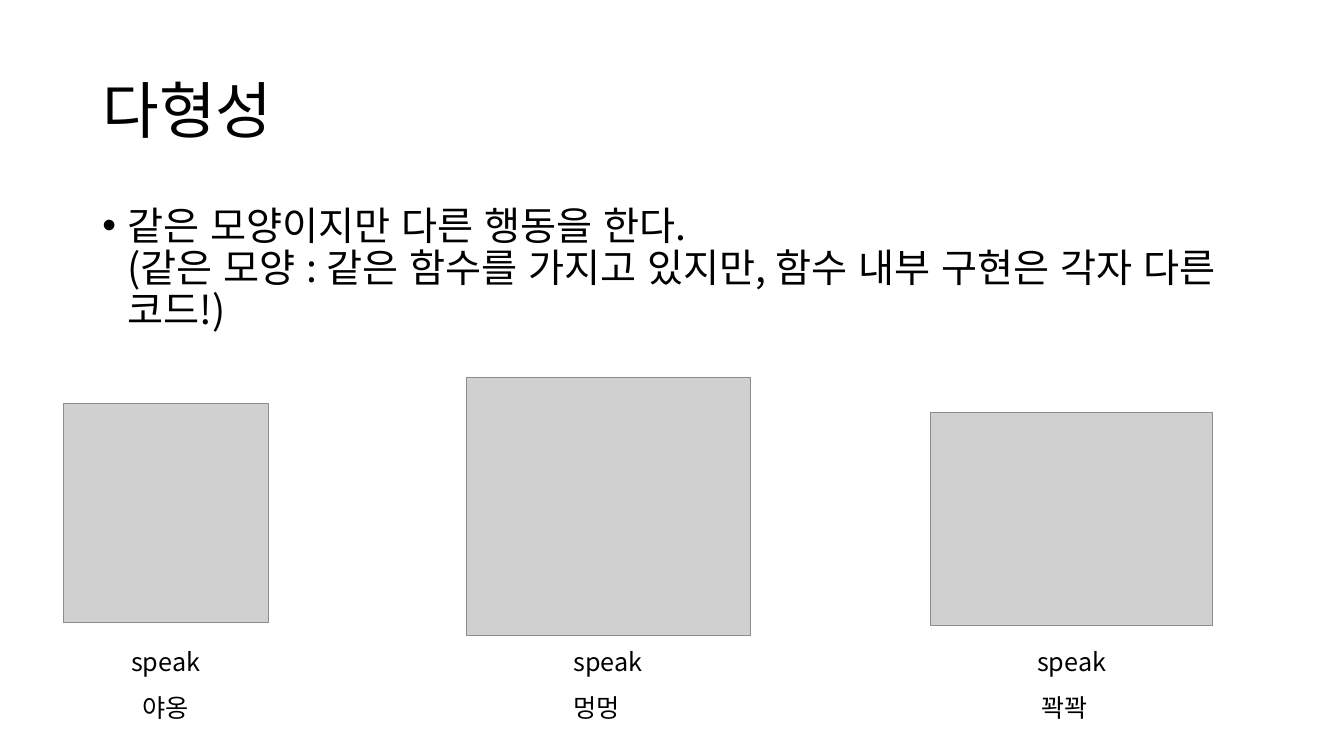
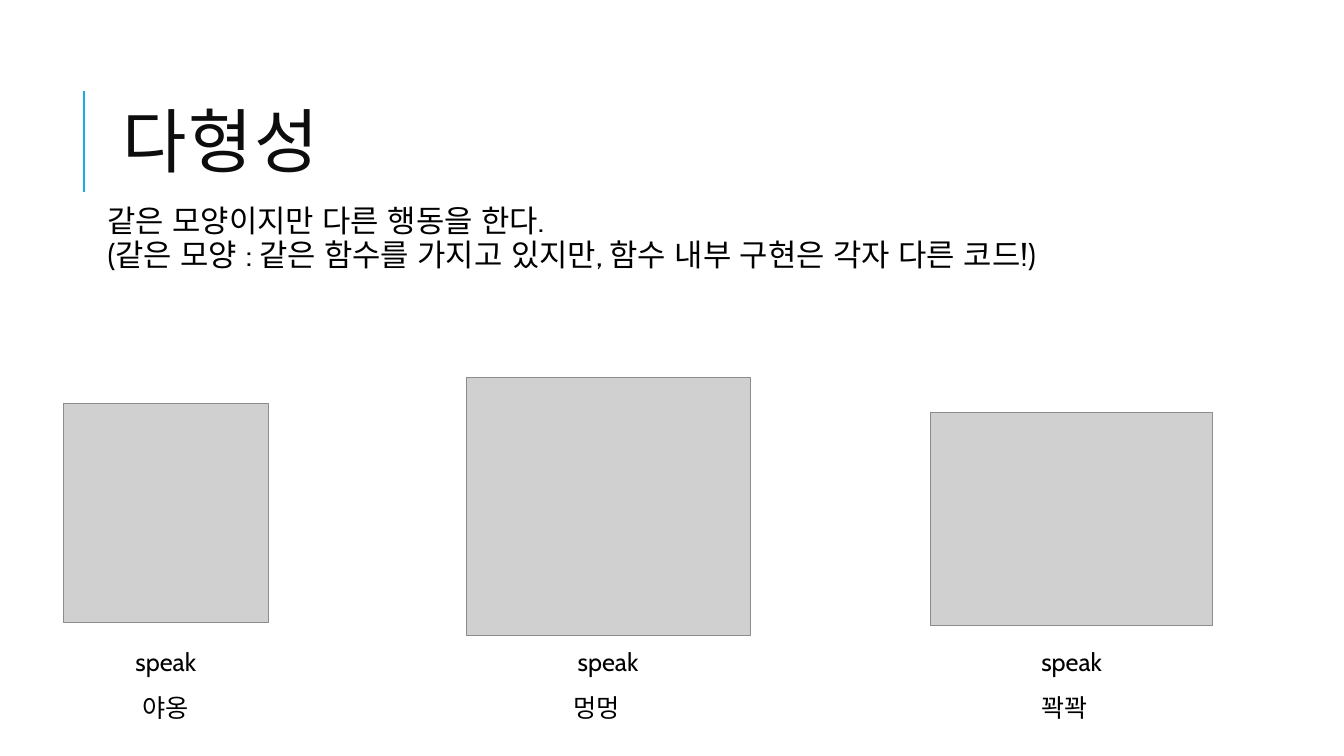
Before and after one commit to GyuCheol/happy_algorithm, a slide deck: slide 6 of ppt/OOP.pptx. Drawn at 1344x756 pixels with LibreOffice and Linux fonts; fonts in the diff are those of the drawing; grey boxes stand for pictures. Boxes give left, top, right and bottom in pixels: in the first picture for what was removed or moved away, otherwise in the second. Text is boxed around its words. In the diff, an @@ line names an element or a change of style, - is before the commit and + after.

```diff
--- a/ppt/OOP.pptx
+++ b/ppt/OOP.pptx
@@ title "다형성" moved from (x1=102, y1=81, x2=272, y2=138) to (x1=123, y1=108, x2=319, y2=173) @@
@@ title "다형성" at (x1=123, y1=108, x2=319, y2=173): size 44 to 50 pt, font Noto Sans CJK KR to Calibri, text colour #000000 to #0D0D0D, letter spacing 0 to 1 pt; line spacing 0.9 to 0.8 @@
@@ line added from (84, 192) to (84, 91), #1CADE4 1.5 pt @@
@@ text "같은 모양이지만 다른 행동을 한다. ..." at (x1=108, y1=206, x2=1036, y2=271): size 28 to 22 pt, font Noto Sans CJK KR to Cabin; bullet • to  ; more space between paragraphs @@
@@ font Noto Sans CJK KR to Cabin in 3 elements at (x1=135, y1=652, x2=196, y2=677), (x1=578, y1=652, x2=639, y2=677), (x1=1041, y1=652, x2=1102, y2=677) @@
```
Also in this commit, not shown: 7 other slides changed, 3 slides added, 1 other file.
